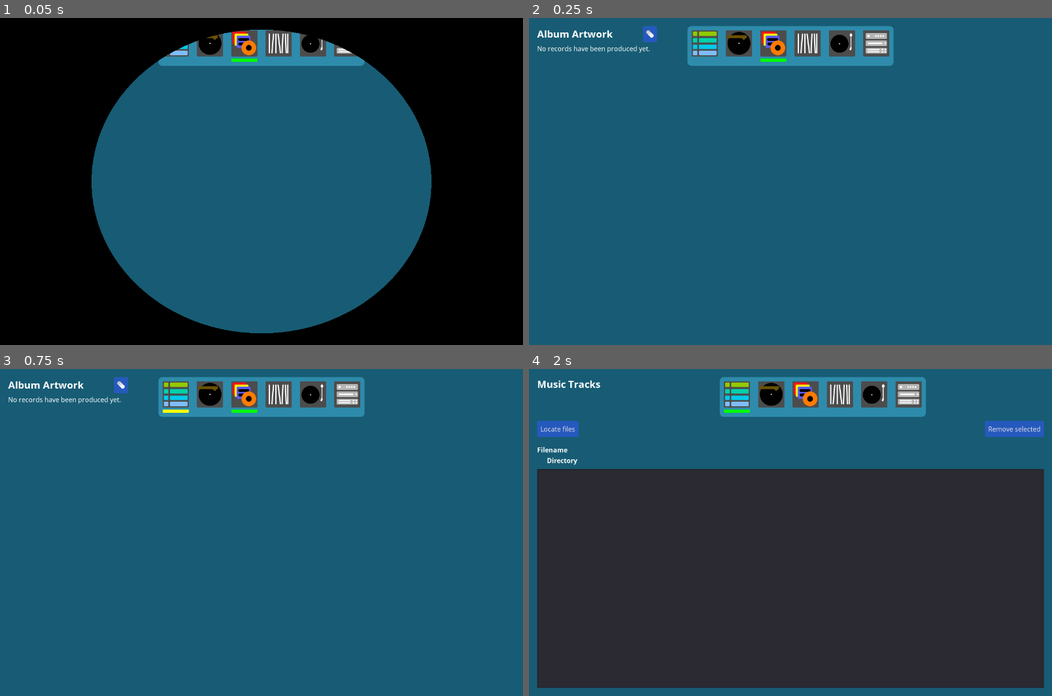
Above: before the commit, frames 1-4 (two rows, left to right).
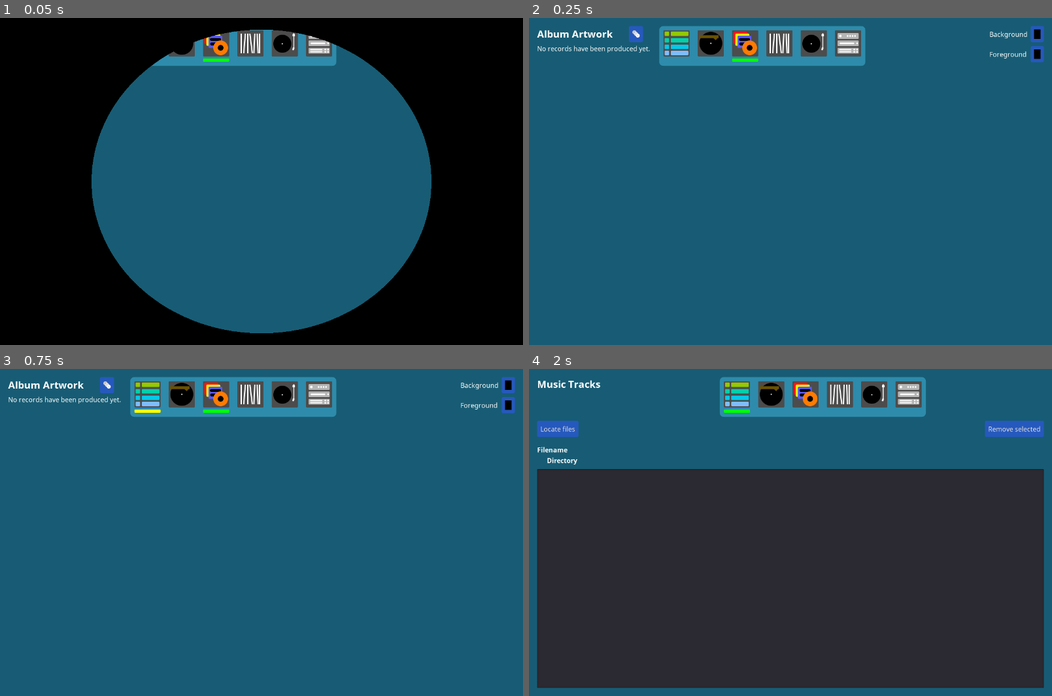
Above: after the commit, the same moments.

Repository: andrew-wilkes/vinyl
Game: Godot game, scene res://scenes/AlbumArt.tscn
Same seed, same stepped clock (60 frames per second), same inputs: the game is played once before the commit and once after it. This scene is started directly instead of the project's main scene.
Inputs (mouse positions are in pixels of both pictures, inside the frame that each line leads up to; where the layout moved, square brackets give the same spot in the first picture):
- Up to frame 1 (0.05 s): no input
- Up to frame 2 (0.25 s): no input
- Up to frame 3 (0.75 s): click (146, 395) [177, 395] at 0.5 s
- Up to frame 4 (2 s): tap Enter at 1.25 s; move the mouse to (905, 516) at 1.27 s; hold Right (ui_right) from 1.28 s (still down); tap Delete at 1.35 s; click (905, 516) at 1.42 s

The runs differ from the first frame. In frame 1, 1.9% of the frame differs, in the area x 29-70%, y 3-15%; in frame 2, 4.2%; in frame 3, 4.3%, in the area x 19-99%, y 2-15%; in frame 4, nothing differs.
Error before the commit: Invalid call. Nonexistent function 'get_font_dir' in base 'Nil'. (res://classes/settings.gd:28)
Error after the commit: Invalid call. Nonexistent function 'get_font_dir' in base 'Nil'. (res://classes/settings.gd:30)

Commit message:
Add color pickers to Art scene

Diff:
--- a/src/classes/settings.gd
+++ b/src/classes/settings.gd
@@ -13,6 +13,8 @@
 export var background_image = ""
 export var deck_color = 0x050d42
 export var cart_color = 0xe19400
+export var bg_color = 0x185d75
+export var fg_color = 0x2f8cac
 
 func save_data():
 	g.remove_empty_albums()
--- a/src/global.gd
+++ b/src/global.gd
@@ -10,11 +10,17 @@
 func _init():
 	settings = Settings.new()
 	settings = settings.load_data()
+	set_bg_color(settings.bg_color)
 	pass #settings.albums.clear()
 	default_art.append(load("res://assets/a-side.png"))
 	default_art.append(load("res://assets/b-side.png"))
 	default_art.append(load("res://assets/cover-front.png"))
 	default_art.append(load("res://assets/cover-rear.png"))
+
+
+func set_bg_color(color):
+	VisualServer.set_default_clear_color(color)
+
 
 func _unhandled_input(event):
 	if event is InputEventKey:
@@ -30,6 +36,7 @@
 
 func save_and_quit():
 	if get_parent().get_child(1).name == "Main":
+		settings.save_data()
 		get_tree().quit()
 	else:
 		settings.save_data()
--- a/src/scenes/AlbumArt.gd
+++ b/src/scenes/AlbumArt.gd
@@ -32,6 +32,13 @@
 		var _e = b.connect("pressed", self, "change_canvas", [idx])
 		idx += 1
 	art.disable_input()
+	$"%BgColor".color = g.settings.bg_color
+	$"%FgColor".color = g.settings.fg_color
+	set_panel_color(g.settings.fg_color)
+
+
+func set_panel_color(color):
+	theme.get_stylebox("panel", "PanelContainer").bg_color = color
 
 
 func change_canvas(idx):
@@ -203,3 +210,13 @@
 	g.settings.last_font_dir = path.get_base_dir()
 	art.current_element.font_path = path
 	art.update_element_font(path)
+
+
+func _on_BgColor_color_changed(color):
+	g.set_bg_color(color)
+	g.settings.bg_color = color
+
+
+func _on_FgColor_color_changed(color):
+	g.settings.fg_color = color
+	set_panel_color(color)
--- a/src/scenes/AlbumArt.tscn
+++ b/src/scenes/AlbumArt.tscn
@@ -40,12 +40,12 @@
 margin_bottom = 97.0
 
 [node name="VB" type="VBoxContainer" parent="VB/Header"]
-margin_right = 364.0
+margin_right = 295.0
 margin_bottom = 97.0
 size_flags_horizontal = 3
 
 [node name="HB" type="HBoxContainer" parent="VB/Header/VB"]
-margin_right = 364.0
+margin_right = 295.0
 margin_bottom = 39.0
 
 [node name="Label" type="Label" parent="VB/Header/VB/HB"]
@@ -57,40 +57,74 @@
 
 [node name="Sp1" type="Control" parent="VB/Header/VB/HB"]
 margin_left = 189.0
-margin_right = 255.0
+margin_right = 221.0
 margin_bottom = 39.0
 size_flags_horizontal = 3
 
 [node name="Load" type="Button" parent="VB/Header/VB/HB"]
-margin_left = 259.0
-margin_right = 293.0
+margin_left = 225.0
+margin_right = 259.0
 margin_bottom = 39.0
 hint_tooltip = "Load album"
 icon = ExtResource( 5 )
 
 [node name="Sp2" type="Control" parent="VB/Header/VB/HB"]
-margin_left = 297.0
-margin_right = 364.0
+margin_left = 263.0
+margin_right = 295.0
 margin_bottom = 39.0
 size_flags_horizontal = 3
 
 [node name="NoRecords" type="Label" parent="VB/Header/VB"]
 margin_top = 43.0
-margin_right = 364.0
+margin_right = 295.0
 margin_bottom = 66.0
 text = "No records have been produced yet."
 
 [node name="Navigation" parent="VB/Header" instance=ExtResource( 2 )]
-margin_left = 368.0
-margin_right = 872.0
+margin_left = 299.0
+margin_right = 803.0
 margin_bottom = 97.0
 current_selection = 2
 
 [node name="Sp3" type="Control" parent="VB/Header"]
-margin_left = 876.0
+margin_left = 807.0
+margin_right = 1103.0
+margin_bottom = 97.0
+size_flags_horizontal = 3
+
+[node name="G" type="GridContainer" parent="VB/Header"]
+margin_left = 1107.0
 margin_right = 1240.0
 margin_bottom = 97.0
-size_flags_horizontal = 3
+custom_constants/vseparation = 10
+columns = 2
+
+[node name="Label" type="Label" parent="VB/Header/G"]
+margin_top = 8.0
+margin_right = 97.0
+margin_bottom = 31.0
+text = "Background "
+
+[node name="BgColor" type="ColorPickerButton" parent="VB/Header/G"]
+unique_name_in_owner = true
+margin_left = 101.0
+margin_right = 133.0
+margin_bottom = 39.0
+rect_min_size = Vector2( 32, 0 )
+
+[node name="Label2" type="Label" parent="VB/Header/G"]
+margin_top = 57.0
+margin_right = 97.0
+margin_bottom = 80.0
+text = "Foreground "
+
+[node name="FgColor" type="ColorPickerButton" parent="VB/Header/G"]
+unique_name_in_owner = true
+margin_left = 101.0
+margin_top = 49.0
+margin_right = 133.0
+margin_bottom = 88.0
+rect_min_size = Vector2( 32, 0 )
 
 [node name="Content" type="HBoxContainer" parent="VB"]
 margin_top = 117.0
@@ -329,6 +363,8 @@
 filters = PoolStringArray( "*.ttf ; True Type Font files" )
 
 [connection signal="pressed" from="VB/Header/VB/HB/Load" to="." method="_on_Load_pressed"]
+[connection signal="color_changed" from="VB/Header/G/BgColor" to="." method="_on_BgColor_color_changed"]
+[connection signal="color_changed" from="VB/Header/G/FgColor" to="." method="_on_FgColor_color_changed"]
 [connection signal="pressed" from="VB/Content/LeftCol/CanvasMenu/SuggestText" to="." method="_on_ShowText_pressed"]
 [connection signal="bg_texture_button_pressed" from="VB/Content/ArtDesigner" to="." method="_on_ArtDesigner_bg_texture_button_pressed"]
 [connection signal="font_button_pressed" from="VB/Content/ArtDesigner" to="." method="_on_ArtDesigner_font_button_pressed"]
--- a/src/scenes/Main.tscn
+++ b/src/scenes/Main.tscn
@@ -113,9 +113,10 @@
 margin_right = 1260.0
 margin_bottom = 59.0
 theme = ExtResource( 12 )
+custom_constants/separation = 10
 
 [node name="Sp" type="Control" parent="c2/M/TopBar"]
-margin_right = 1194.0
+margin_right = 1188.0
 margin_bottom = 39.0
 size_flags_horizontal = 3
 
